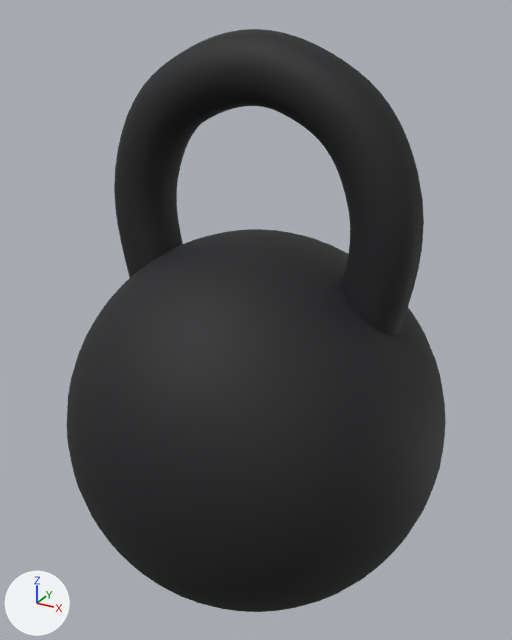
The glTF model 3d/eq/kettlebell.glb: old version first, new version second.
Before and after are seen from a 50 mm camera at (0.17, -0.308, 0.053) aimed at (0.0, 0.001, -0.102). Every picture has the same lights, and +X, +Y and +Z are marked at lower left. The first picture is the older version. Where no turn or scale is listed for an object, it has been applied to the vertices.

Names of what the first picture shows: 'henkel', 'kugel'.
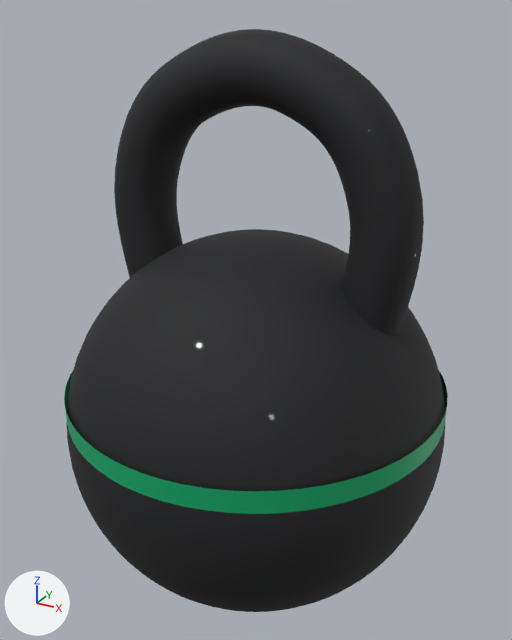
Location of each change, [x1, y1, x2, y2] in pixels of the pictures (512 x 640 px):
'akzent', added: after [64, 371, 448, 514]

The change, as a diff of the scene's bpy script:
```diff
--- a/3d/eq/kettlebell.glb.py
+++ b/3d/eq/kettlebell.glb.py
@@ mat_app_grün @@
+mat_app_grün = principled_material('App-Grün')
+mat_app_grün.base_color = (0.0, 0.392, 0.147)  # green #00a86b
+mat_app_grün.roughness = 0.45
@@ me_akzent @@
+me_akzent.from_pydata(...)  # 128 vertices, 128 faces; spans x -0.104..0.104, y -0.104..0.104, z -0.006..0.006
+me_akzent.materials.append(mat_app_grün)  # green #00a86b
@@ ob_akzent @@
+ob_akzent = bpy.data.objects.new('akzent', me_akzent)
+ob_akzent.location = (0.0, 0.0, -0.1411)
```
